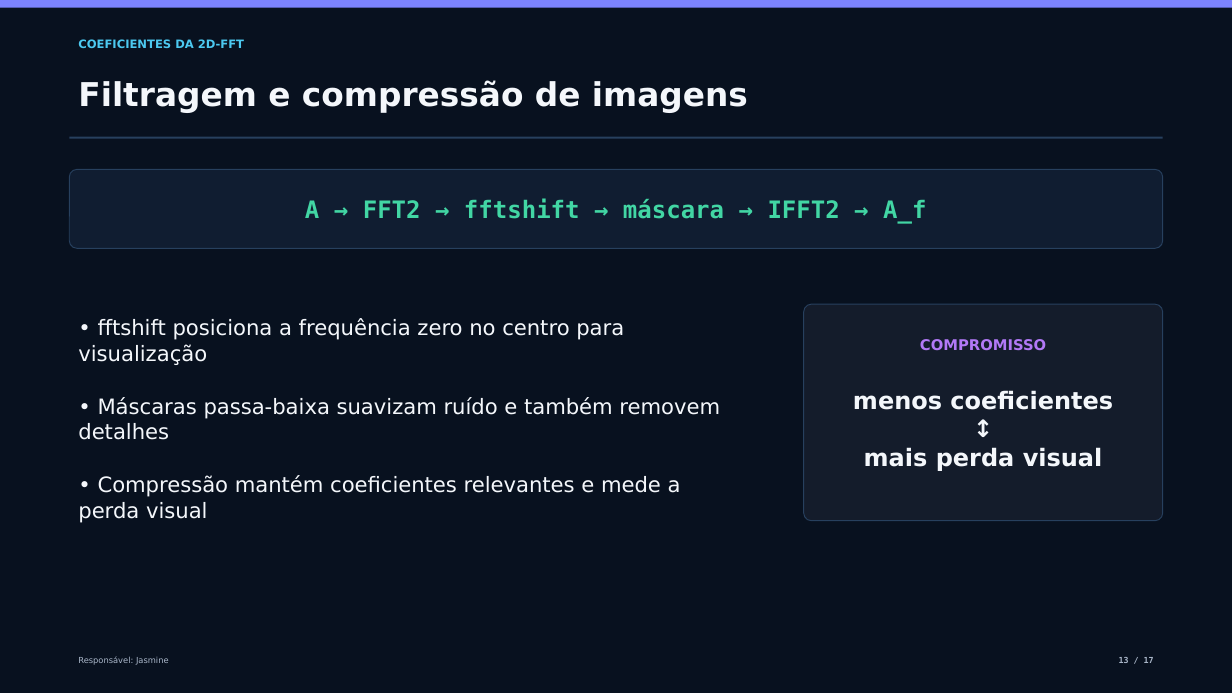
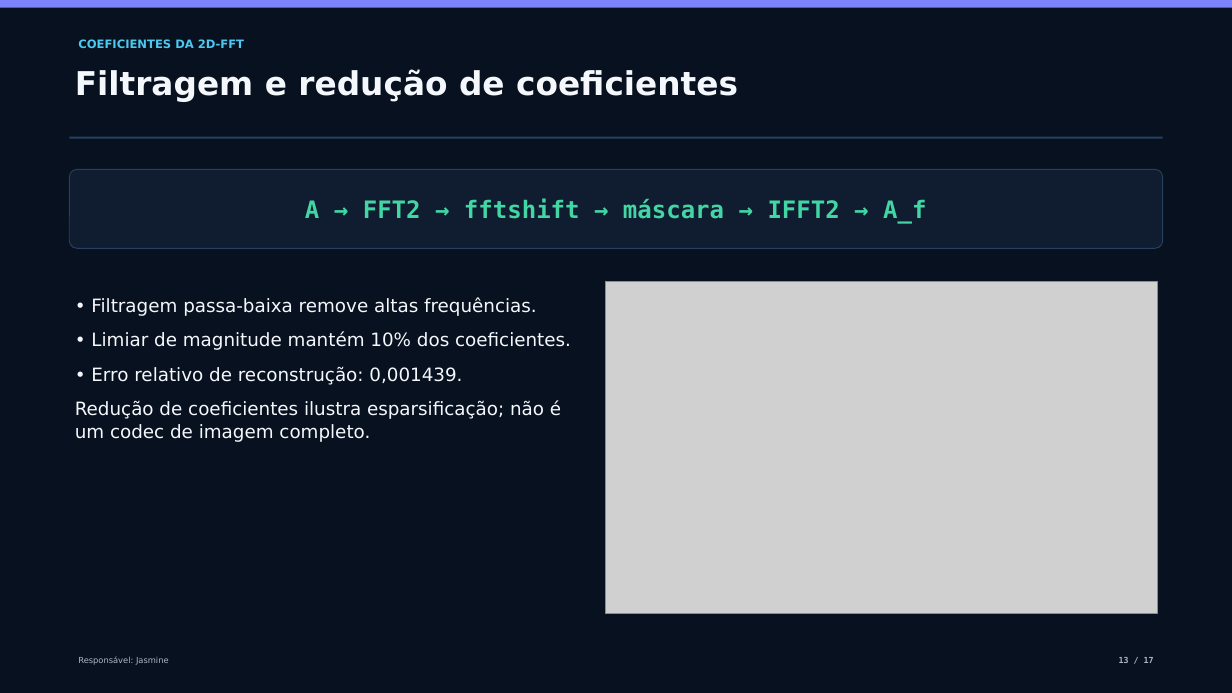
Before and after one commit to Jasmineggril/algebra-linear-fft, a slide deck: slide 13 of Seminario_Algebra_Linear_FFT.pptx. Drawn at 1232x693 pixels with LibreOffice and Linux fonts; fonts in the diff are those of the drawing; grey boxes stand for pictures. Boxes give left, top, right and bottom in pixels: in the first picture for what was removed or moved away, otherwise in the second. Text is boxed around its words. In the diff, an @@ line names an element or a change of style, - is before the commit and + after.

```diff
--- a/Seminario_Algebra_Linear_FFT.pptx
+++ b/Seminario_Algebra_Linear_FFT.pptx
@@ text "Filtragem e redução de coeficientes" at [75,69,738,102]: vertical alignment middle to top @@
@@ text at [75,69,738,102]: text changed @@
-Filtragem e compressão de imagens
+Filtragem e redução de coeficientes
@@ text "• Filtragem passa-baixa remove altas ..." at [75,297,571,442]: vertical alignment middle to top @@
@@ text at [75,297,571,442]: text changed; size 16.5 to 14.3 pt @@
-• fftshift posiciona a frequência zero no centro para visualização
-• Máscaras passa-baixa suavizam ruído e também removem detalhes
-• Compressão mantém coeficientes relevantes e mede a perda visual
+• Filtragem passa-baixa remove altas frequências.
+• Limiar de magnitude mantém 10% dos coeficientes.
+• Erro relativo de reconstrução: 0,001439.
+Redução de coeficientes ilustra esparsificação; não é um codec de imagem completo.
@@ picture added at [605,282,1158,614] @@
@@ rounded rectangle removed at [804,304,1164,520] @@
@@ text removed at [920,339,1046,350] @@
-COMPROMISSO
@@ text removed at [853,390,1113,471] @@
-menos coeficientes
-↕
-mais perda visual
```
Also in this commit, not shown: 5 other slides changed, 4 other files.
